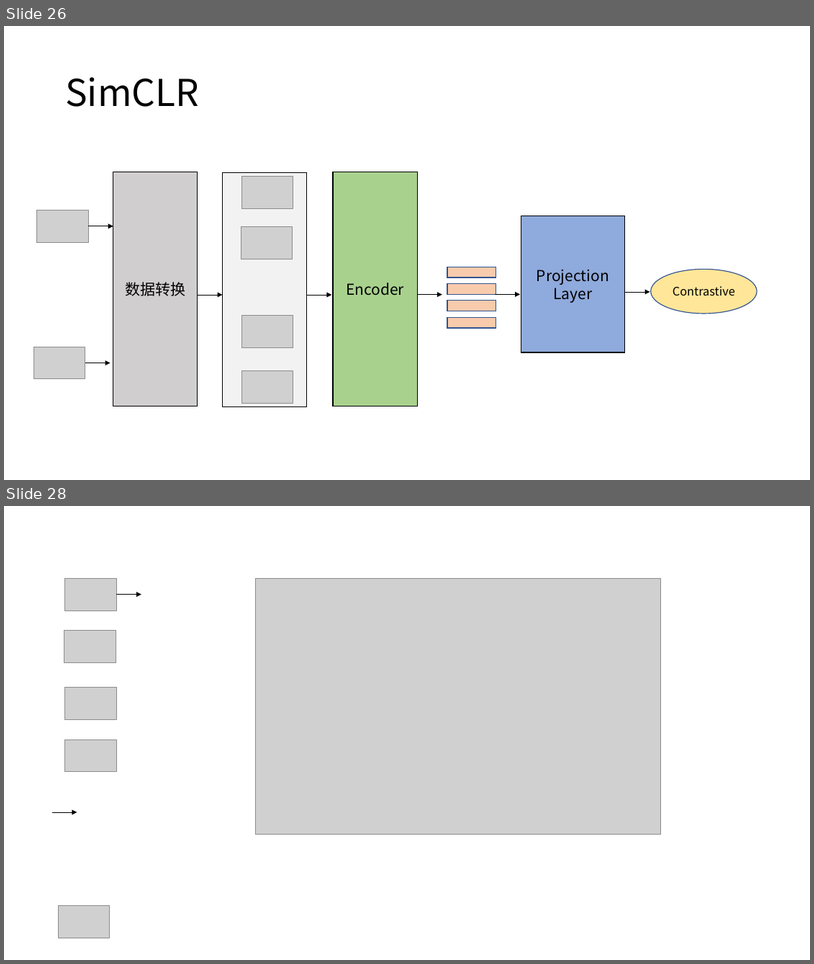
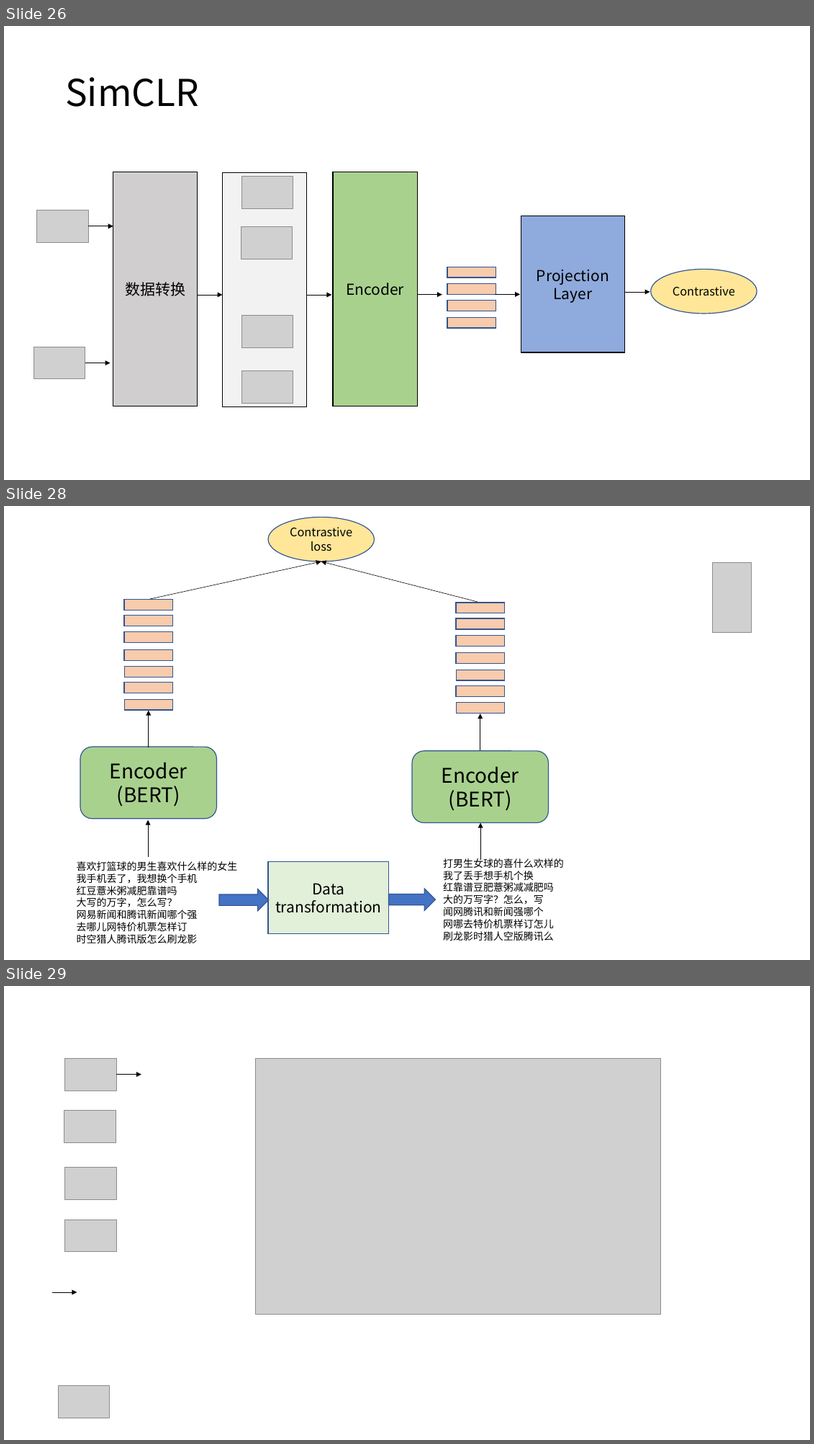
Before and after one commit to xianghuisun/ContrativeLearningInNLP, a slide deck: ppt_materials/SBERT.pptx. Shown one above the other, each under a label of ours: slides 26 and 28 before the commit, slides 26, 28 and 29 after it; the slides between them are not shown. The pictures are 814x964 and 814x1444 pixels, drawn with LibreOffice and Linux fonts; fonts in the diff are those of the drawing; grey boxes stand for pictures. Boxes give left, top, right and bottom in pixels: in the first picture for what was removed or moved away, otherwise in the second. Text is boxed around its words. In the diff, an @@ line names an element or a change of style, - is before the commit and + after.

```diff
--- a/ppt_materials/SBERT.pptx
+++ b/ppt_materials/SBERT.pptx
@@ slide 28 added at bbox=[4, 506, 810, 960], background #FFFFFF @@
@@ ellipse added at bbox=[268, 517, 375, 561], fill #FFE699, outline #325491 1 pt, 14 pt, text #000000 @@
+Contrastive loss
@@ arrow added from (149, 599) to (322, 561), #000000 0.5 pt @@
@@ arrow added from (481, 602) to (322, 561), #000000 0.5 pt @@
@@ picture added at bbox=[713, 563, 751, 633] @@
@@ rectangle added at bbox=[124, 599, 172, 610], fill #F8CBAD, outline #325491 1 pt @@
@@ rectangle added at bbox=[456, 602, 505, 614], fill #F8CBAD, outline #325491 1 pt @@
@@ rectangle added at bbox=[124, 615, 172, 626], fill #F8CBAD, outline #325491 1 pt @@
@@ rectangle added at bbox=[124, 632, 172, 643], fill #F8CBAD, outline #325491 1 pt @@
@@ rectangle added at bbox=[456, 618, 505, 629], fill #F8CBAD, outline #325491 1 pt @@
@@ rectangle added at bbox=[124, 649, 172, 660], fill #F8CBAD, outline #325491 1 pt @@
@@ rectangle added at bbox=[456, 653, 505, 664], fill #F8CBAD, outline #325491 1 pt @@
@@ rectangle added at bbox=[456, 636, 505, 646], fill #F8CBAD, outline #325491 1 pt @@
@@ rectangle added at bbox=[124, 667, 172, 677], fill #F8CBAD, outline #325491 1 pt @@
@@ rectangle added at bbox=[456, 669, 505, 680], fill #F8CBAD, outline #325491 1 pt @@
@@ rectangle added at bbox=[124, 682, 172, 693], fill #F8CBAD, outline #325491 1 pt @@
@@ rectangle added at bbox=[124, 699, 172, 710], fill #F8CBAD, outline #325491 1 pt @@
@@ rectangle added at bbox=[456, 686, 505, 697], fill #F8CBAD, outline #325491 1 pt @@
@@ arrow added from (149, 747) to (149, 710), #000000 0.5 pt @@
@@ rectangle added at bbox=[456, 703, 505, 713], fill #F8CBAD, outline #325491 1 pt @@
@@ arrow added from (481, 751) to (481, 713), #000000 0.5 pt @@
@@ rounded rectangle added at bbox=[80, 746, 217, 818], fill #A9D18E, outline #325491 1 pt, 24 pt, text #000000 @@
+Encoder
+(BERT)
@@ rounded rectangle added at bbox=[412, 751, 549, 823], fill #A9D18E, outline #325491 1 pt, 24 pt, text #000000 @@
+Encoder
+(BERT)
@@ arrow added from (148, 857) to (148, 820), #000000 0.5 pt @@
@@ arrow added from (481, 860) to (481, 822), #000000 0.5 pt @@
@@ text added at bbox=[77, 861, 238, 943], 12 pt, text #000000 @@
+喜欢打篮球的男生喜欢什么样的女生
+我手机丢了，我想换个手机
+红豆薏米粥减肥靠谱吗
+大写的万字，怎么写？
+网易新闻和腾讯新闻哪个强
+去哪儿网特价机票怎样订
+时空猎人腾讯版怎么刷龙影
@@ rectangle added at bbox=[268, 862, 388, 934], fill #E2F0D9, outline #325491 1 pt, 18 pt, text #000000 @@
+Data transformation
@@ text added at bbox=[443, 857, 564, 940], 12 pt, text #000000 @@
+打男生女球的喜什么欢样的
+我了丢手想手机个换
+红靠谱豆肥薏粥减减肥吗
+大的万写字？怎么，写
+闻网腾讯和新闻强哪个
+网哪去特价机票样订怎儿
+刷龙影时猎人空版腾讯么
@@ right arrow added at bbox=[219, 889, 269, 911], fill #4472C4, outline #325491 1 pt @@
@@ right arrow added at bbox=[388, 888, 435, 910], fill #4472C4, outline #325491 1 pt @@
@@ what was slide 28 is now slide 29 @@
```
Also in this commit, not shown: 1 slide changed, 1 other slide added, 5 other files.
